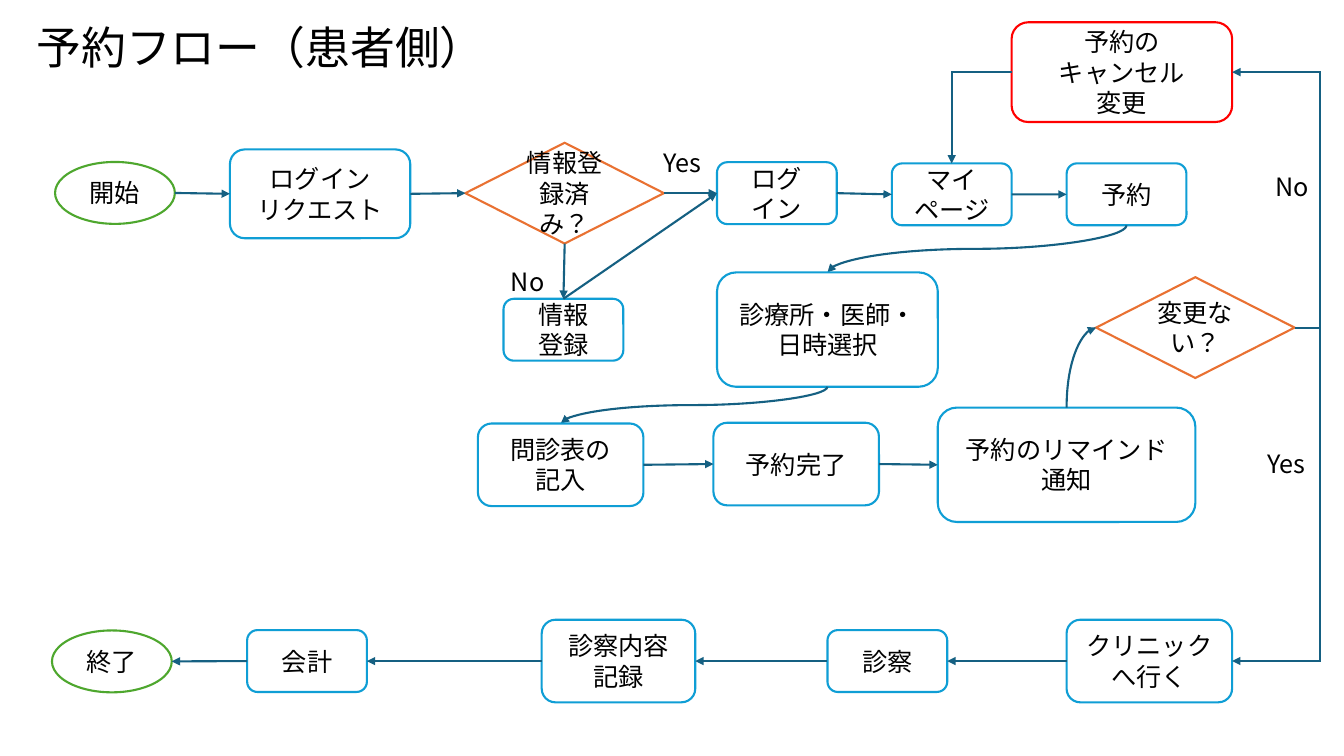
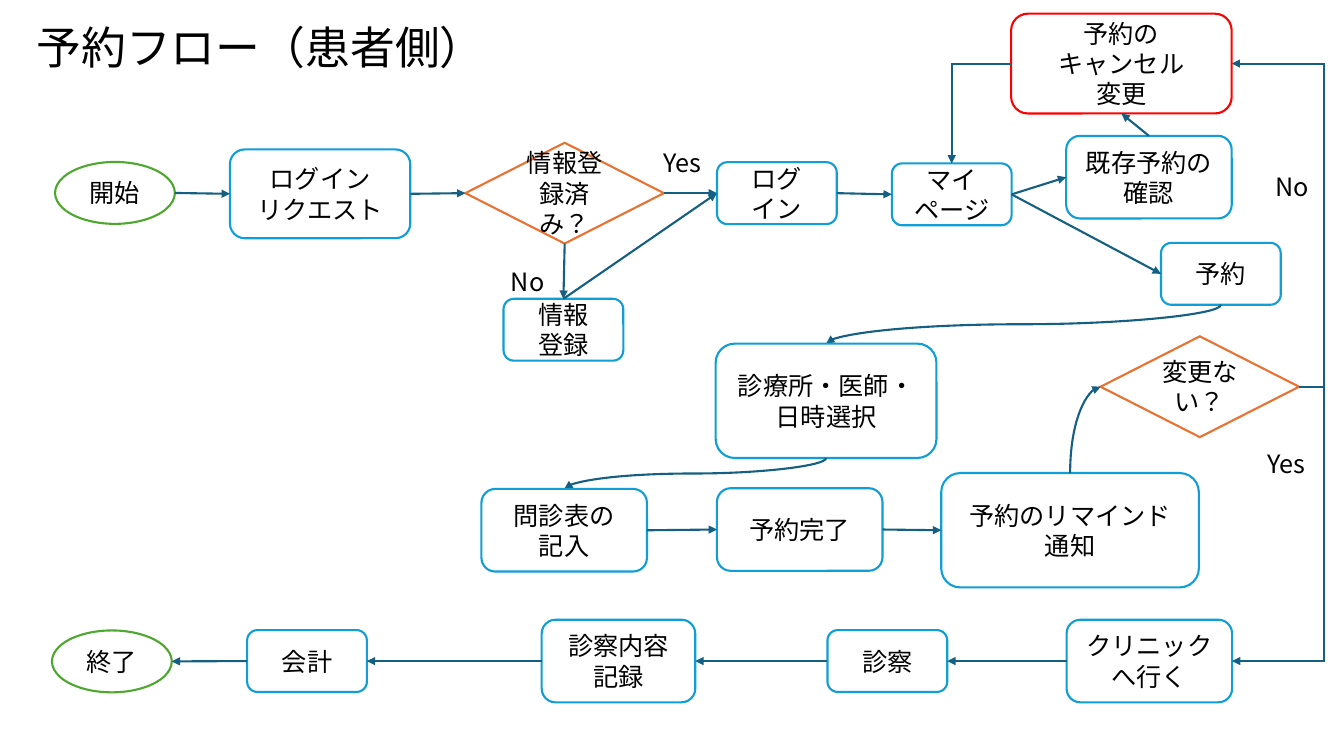
Before and after one commit to yuki-nishijima3/------, a slide deck: slide 3 of 14_extratask/03_Clinic/レッスン14_課題③.pptx. Drawn at 1344x756 pixels with LibreOffice and Linux fonts; fonts in the diff are those of the drawing. Boxes give left, top, right and bottom in pixels: in the first picture for what was removed or moved away, otherwise in the second. Text is boxed around its words. In the diff, an @@ line names an element or a change of style, - is before the commit and + after.

```diff
--- a/14_extratask/03_Clinic/レッスン14_課題③.pptx
+++ b/14_extratask/03_Clinic/レッスン14_課題③.pptx
@@ rounded rectangle "予約の": place and size @@
-rounded rectangle "予約の" at bbox=[1012, 22, 1233, 122]
+rounded rectangle "予約の" at bbox=[1011, 14, 1232, 114]
@@ elbow arrow moved from (1012, 73) - (952, 163) to (1011, 64) - (952, 163) @@
@@ elbow arrow moved from (1295, 328) - (1232, 73) to (1300, 387) - (1232, 64) @@
@@ arrow added from (1149, 136) to (1122, 114), #156082 1.5 pt @@
@@ rounded rectangle added at bbox=[1067, 136, 1232, 219], fill #FFFFFF, outline #0F9ED5 1.5 pt, 18 pt, text #000000 @@
+既存予約の確認
@@ arrow added from (1012, 195) to (1067, 177), #156082 1.5 pt @@
@@ arrow moved from (1012, 195) - (1067, 195) to (1012, 195) - (1162, 274) @@
@@ rounded rectangle "予約": place and size @@
-rounded rectangle "予約" at bbox=[1067, 163, 1187, 225]
+rounded rectangle "予約" at bbox=[1162, 243, 1281, 304]
@@ curved arrow moved from (1127, 226) - (828, 272) to (1221, 304) - (827, 344) @@
@@ rounded rectangle "診療所・医師・日時選択": place and size @@
-rounded rectangle "診療所・医師・日時選択" at bbox=[717, 272, 938, 386]
+rounded rectangle "診療所・医師・日時選択" at bbox=[716, 344, 937, 458]
@@ diamond "変更ない？": place and size @@
-diamond "変更ない？" at bbox=[1096, 277, 1295, 378]
+diamond "変更ない？" at bbox=[1101, 337, 1300, 438]
@@ curved arrow moved from (1067, 407) - (1096, 328) to (1071, 473) - (1101, 387) @@
@@ elbow arrow moved from (1295, 328) - (1232, 661) to (1300, 387) - (1232, 661) @@
@@ curved arrow moved from (828, 387) - (561, 423) to (827, 458) - (565, 489) @@
@@ 3 rounded rectangles, 2 arrows: place and size @@
-3 rounded rectangles, 2 arrows at bbox=[478, 407, 1196, 521]
+3 rounded rectangles, 2 arrows at bbox=[482, 473, 1200, 587]
```
Also in this commit, not shown: 5 other files.
